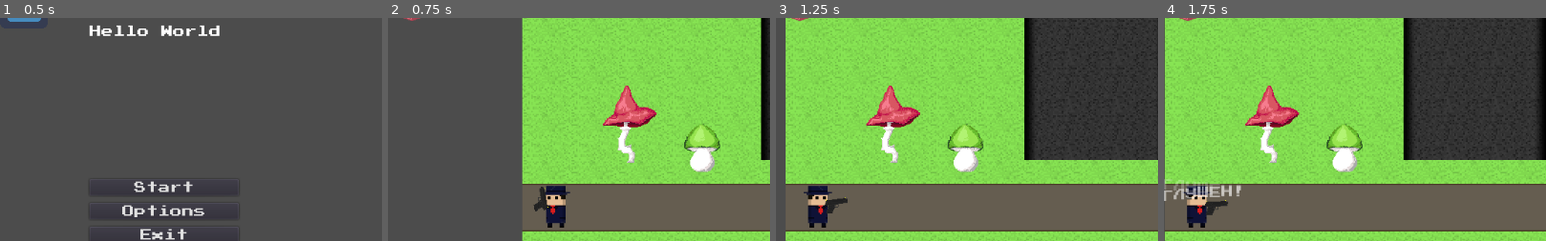
Above: before the commit, frames 1-4 (left to right).
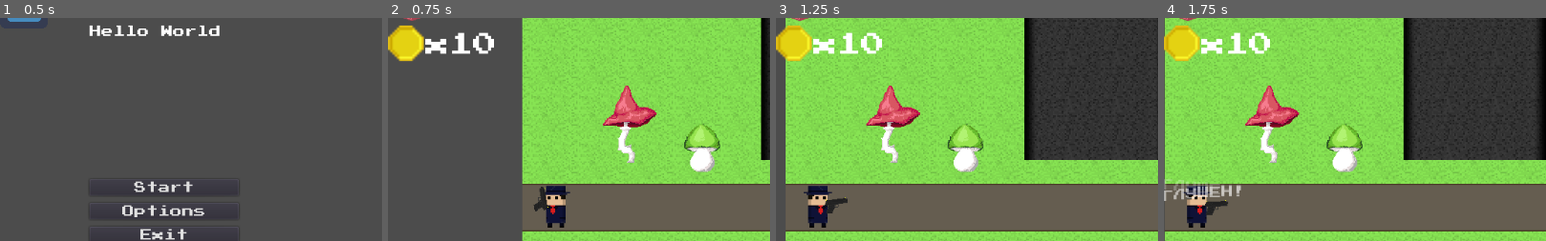
Above: after the commit, the same moments.

Repository: night-glider/Siberian-GameJam
Game: Godot game, scene res://scenes/MainWindowReal.tscn
Same seed, same stepped clock (60 frames per second), same inputs: the game is played once before the commit and once after it. The engine's default icon, where the game draws it, is replaced by a stand-in: a white triangle on a blue panel in a dark square.
Inputs (mouse positions are % of the whole screen's width and height, from its top left):
- Up to frame 1 (0.5 s): no input
- Up to frame 2 (0.75 s): click "Start" at 0.5 s
- Up to frame 3 (1.25 s): no input
- Up to frame 4 (1.75 s): tap Enter (ui_accept) at 1.25, 1.52 s; move the mouse to (72, 45) at 1.27 s; press the mouse at (72, 45) at 1.28 s; hold D (walk_right) from 1.28 s (still down)
The pictures show only the part of the screen within x 0-50%, y 8-58%; the shares and areas given below are measured in that part.

Frame 1 is identical in both runs. In frame 2, 2.0% of the frame differs, in the area x 0-28%, y 3-20%; in frame 3, 2.0%; in frame 4, 2.0%.

Commit message:
Апдейт интерфейса игрока

Diff:
--- a/autoload/globals.gd
+++ b/autoload/globals.gd
@@ -16,3 +16,13 @@
 		var dist = rand_range(0, r)
 		new.global_position.x = center.x + cos(angle)*dist
 		new.global_position.y = center.y + sin(angle)*dist
+
+func _process(delta):
+	if Input.is_action_just_pressed("delete_save"):
+		var dir = Directory.new()
+		dir.open("user://")
+		dir.list_dir_begin()
+		var file = dir.get_next()
+		while file != "":
+			dir.remove(file)
+			file = dir.get_next()
--- a/objects/coin.tscn
+++ b/objects/coin.tscn
@@ -1,14 +1,10 @@
-[gd_scene load_steps=2 format=2]
+[gd_scene load_steps=3 format=2]
 
 [ext_resource path="res://objects/scripts/coin.gd" type="Script" id=1]
+[ext_resource path="res://sprites/coin.png" type="Texture" id=2]
 
 [node name="coin" type="Node2D"]
 script = ExtResource( 1 )
 
-[node name="ColorRect" type="ColorRect" parent="."]
-margin_right = 8.0
-margin_bottom = 8.0
-color = Color( 0.941176, 0.996078, 0.0196078, 1 )
-__meta__ = {
-"_edit_use_anchors_": false
-}
+[node name="Sprite" type="Sprite" parent="."]
+texture = ExtResource( 2 )
--- a/objects/player.tscn
+++ b/objects/player.tscn
@@ -6,6 +6,7 @@
 [ext_resource path="res://objects/scripts/player_GUI.gd" type="Script" id=4]
 [ext_resource path="res://sprites/heart.png" type="Texture" id=5]
 [ext_resource path="res://objects/boots.tscn" type="PackedScene" id=6]
+[ext_resource path="res://sprites/coin.png" type="Texture" id=7]
 
 [sub_resource type="AtlasTexture" id=1]
 atlas = ExtResource( 2 )
@@ -52,6 +53,7 @@
 scale = Vector2( 2, 2 )
 frames = SubResource( 6 )
 animation = "walk"
+frame = 1
 playing = true
 
 [node name="CollisionShape2D" type="CollisionShape2D" parent="."]
@@ -111,8 +113,31 @@
 "_edit_use_anchors_": false
 }
 
-[node name="TextureRect" type="TextureRect" parent="GUI"]
+[node name="hp" type="TextureRect" parent="GUI"]
+margin_right = 64.0
+margin_bottom = 64.0
 texture = ExtResource( 5 )
+stretch_mode = 2
+__meta__ = {
+"_edit_use_anchors_": false
+}
+
+[node name="coin" type="TextureRect" parent="GUI"]
+anchor_top = 0.1
+anchor_bottom = 0.1
+rect_scale = Vector2( 3, 3 )
+texture = ExtResource( 7 )
+__meta__ = {
+"_edit_use_anchors_": false
+}
+
+[node name="coins_label" type="Label" parent="GUI"]
+anchor_top = 0.1
+anchor_bottom = 0.1
+margin_left = 50.0
+margin_top = 10.0
+rect_scale = Vector2( 2, 2 )
+text = "x10"
 __meta__ = {
 "_edit_use_anchors_": false
 }
--- a/objects/scripts/coin.gd
+++ b/objects/scripts/coin.gd
@@ -11,4 +11,5 @@
 	global_position = global_position.move_toward(player.global_position, a)
 	a+=0.2
 	if global_position.distance_to(player.global_position) < 10:
+		player.coin_add(1)
 		queue_free()
--- a/objects/scripts/player.gd
+++ b/objects/scripts/player.gd
@@ -8,6 +8,9 @@
 var can_control = true #может ли игрок контроллировать персонажа
 var input = Vector2(0,0) #то, куда игрок ХОЧЕТ пойти
 var current_gun
+
+export var hp = 10
+export var coins = 10
 
 func _ready():
 	$Camera2D.limit_left = get_parent().bounding_box.position.x
@@ -66,21 +69,13 @@
 		$AnimatedSprite.flip_h = true
 
 
-	if Input.is_action_just_pressed("delete_save"):
-		var dir = Directory.new()
-		dir.open("user://")
-		dir.list_dir_begin()
-		var file = dir.get_next()
-		while file != "":
-			dir.remove(file)
-			file = dir.get_next()
-
-
 func _physics_process(delta):
 	move_and_slide(velocity + input*spd)
 
 func take_hit(damage:int):
 	Globals.damage_indicator(global_position, damage)
+	hp-=damage
+	$GUI.hp_update()
 
 func stun(duration:float):
 	velocity = Vector2.ZERO
@@ -93,6 +88,9 @@
 func impulse(direction, force):
 	velocity += Vector2(cos(direction), sin(direction)) * force
 
+func coin_add(count:int):
+	coins+=count
+	$GUI.coin_update()
 
 """
 Сигналы
--- a/objects/scripts/player_GUI.gd
+++ b/objects/scripts/player_GUI.gd
@@ -12,6 +12,17 @@
 	else:
 		$inventory.anchor_left = lerp($inventory.anchor_left, 0.99, 0.1)
 
+	$coin.rect_scale = lerp($coin.rect_scale, Vector2(3,3), 0.1)
+	$coins_label.rect_scale = lerp($coins_label.rect_scale, Vector2(2,2), 0.1)
+
+func coin_update():
+	$coin.rect_scale*=1.1
+	$coins_label.rect_scale*=1.1
+	$coins_label.text = "x" + str(get_parent().coins)
+
+func hp_update():
+	$hp.margin_right = get_parent().hp*64
+
 func _on_inventory_list_item_selected(index):
 	$inventory/Panel/label.bbcode_text = descs[index]
 
Not shown: 1 places in objects/player.tscn that only renumber resources
Binary file added: sprites/coin.png
